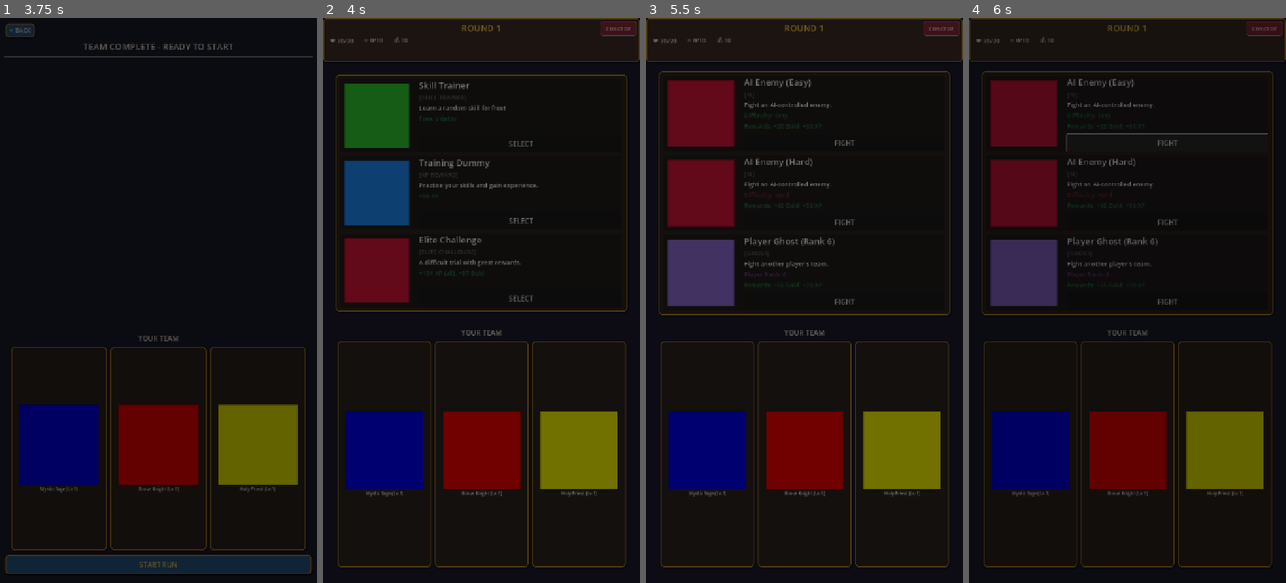
Above: before the commit, frames 1-4 (left to right).
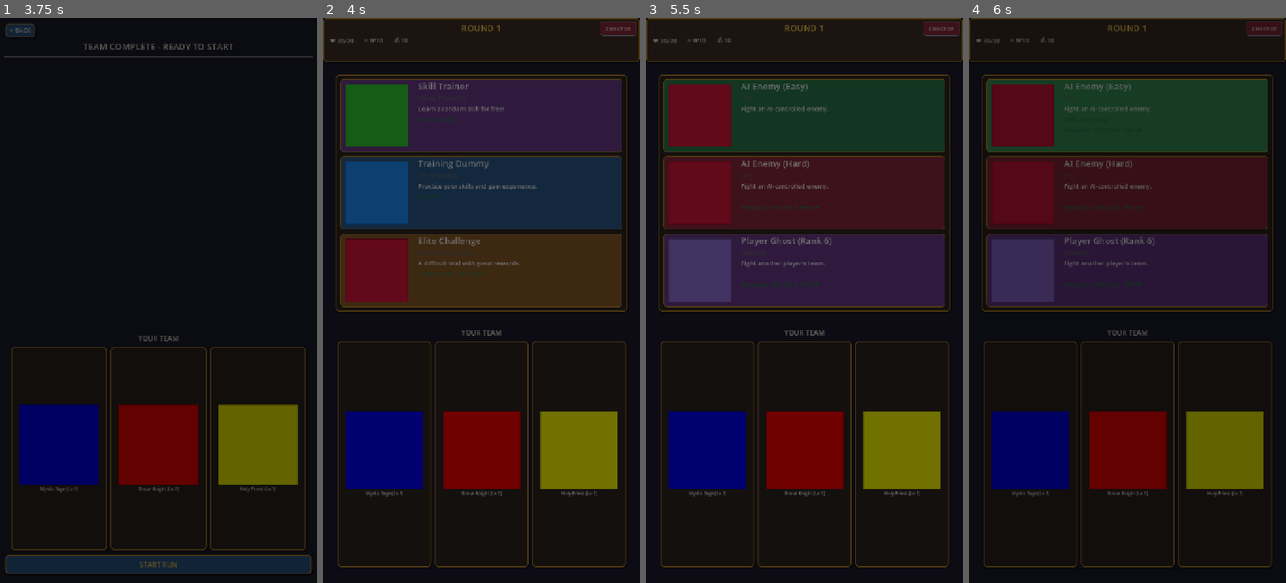
Above: after the commit, the same moments.

Repository: glenncj3/six-strong
Game: Godot game, scene res://scenes/main.tscn
The game is run twice, just before and just after one commit, with the same random seed, the same clock (stepped at 60 frames per second) and the same inputs.
Inputs (mouse positions are in pixels of both pictures, inside the frame that each line leads up to):
- Up to frame 1 (3.75 s): click "PLAY" at 0.5 s; click "SELECT" at 1.25 s; click "SELECT" at 2 s; click "SELECT" at 2.75 s; click "START RUN" at 3.5 s
- Up to frame 2 (4 s): no input
- Up to frame 3 (5.5 s): click (842, 142) at 4.25 s, where only the run before the commit has a clickable "SELECT"; click "SKIP" at 5 s
- Up to frame 4 (6 s): click (1168, 142) at 5.75 s, where only the run before the commit has a clickable "FIGHT"

Frame 1 is identical in both runs. In frame 2, 28% of the frame differs, in the area x 5-95%, y 10-52%; in frame 3, 28%, in the area x 4-96%, y 9-53%; in frame 4, 28%.

Commit message:
initial UI improvement for options

Diff:
--- /dev/null
+++ b/auto-battle-journey/scenes/components/clickable_option_panel.gd
@@ -0,0 +1,72 @@
+class_name ClickableOptionPanel
+extends PanelContainer
+# ClickableOptionPanel - Interactive panel component with hover/pressed states
+# Used for combat and encounter option selection
+
+signal panel_clicked(option_data: Dictionary)
+
+var _option_data: Dictionary = {}
+var _styles: Dictionary = {}
+var _is_hovered: bool = false
+var _is_pressed: bool = false
+
+
+func setup(option_data: Dictionary, styles: Dictionary) -> void:
+	"""
+	Initialize the clickable panel with data and styles.
+
+	Args:
+		option_data: The data associated with this option (passed to signal)
+		styles: Dictionary with "normal", "hover", "pressed" StyleBoxFlat entries
+	"""
+	_option_data = option_data
+	_styles = styles
+	_apply_state_style()
+
+	# Enable mouse input
+	mouse_filter = Control.MOUSE_FILTER_STOP
+
+
+func _ready() -> void:
+	mouse_entered.connect(_on_mouse_entered)
+	mouse_exited.connect(_on_mouse_exited)
+
+
+func _gui_input(event: InputEvent) -> void:
+	if event is InputEventMouseButton:
+		if event.button_index == MOUSE_BUTTON_LEFT:
+			if event.pressed:
+				_is_pressed = true
+				_apply_state_style()
+			else:
+				if _is_pressed and _is_hovered:
+					panel_clicked.emit(_option_data)
+				_is_pressed = false
+				_apply_state_style()
+
+
+func _on_mouse_entered() -> void:
+	_is_hovered = true
+	_apply_state_style()
+
+
+func _on_mouse_exited() -> void:
+	_is_hovered = false
+	_is_pressed = false
+	_apply_state_style()
+
+
+func _apply_state_style() -> void:
+	if _styles.is_empty():
+		return
+
+	var style: StyleBoxFlat
+	if _is_pressed and _is_hovered:
+		style = _styles.get("pressed", _styles.get("normal"))
+	elif _is_hovered:
+		style = _styles.get("hover", _styles.get("normal"))
+	else:
+		style = _styles.get("normal")
+
+	if style:
+		add_theme_stylebox_override("panel", style)
--- a/auto-battle-journey/scripts/constants/game_constants.gd
+++ b/auto-battle-journey/scripts/constants/game_constants.gd
@@ -180,6 +180,60 @@
 const COLOR_DIFFICULTY_HARD := Color("#8A2A3A")   # Ruby red
 
 # =============================================================================
+# CLICKABLE PANEL COLORS - Normal/Hover/Pressed states
+# =============================================================================
+
+# Combat panel colors by type/difficulty
+const COLOR_COMBAT_EASY_NORMAL := Color("#2A7A4A")    # Emerald green
+const COLOR_COMBAT_EASY_HOVER := Color("#3A9A5A")
+const COLOR_COMBAT_EASY_PRESSED := Color("#1A6A3A")
+
+const COLOR_COMBAT_MEDIUM_NORMAL := Color("#8A6A21")  # Gold-brown
+const COLOR_COMBAT_MEDIUM_HOVER := Color("#AA8A41")
+const COLOR_COMBAT_MEDIUM_PRESSED := Color("#6A4A01")
+
+const COLOR_COMBAT_HARD_NORMAL := Color("#8A2A3A")    # Ruby red
+const COLOR_COMBAT_HARD_HOVER := Color("#AA4A5A")
+const COLOR_COMBAT_HARD_PRESSED := Color("#6A1A2A")
+
+const COLOR_COMBAT_GHOST_NORMAL := Color("#6A3A8A")   # Amethyst purple
+const COLOR_COMBAT_GHOST_HOVER := Color("#8A5AAA")
+const COLOR_COMBAT_GHOST_PRESSED := Color("#4A1A6A")
+
+# Encounter panel colors by type
+const COLOR_ENCOUNTER_SHOP_NORMAL := Color("#5A4A3A")    # Warm brown (commerce)
+const COLOR_ENCOUNTER_SHOP_HOVER := Color("#7A6A5A")
+const COLOR_ENCOUNTER_SHOP_PRESSED := Color("#3A2A1A")
+
+const COLOR_ENCOUNTER_XP_NORMAL := Color("#2D5A8A")      # Sapphire blue (growth)
+const COLOR_ENCOUNTER_XP_HOVER := Color("#4D7AAA")
+const COLOR_ENCOUNTER_XP_PRESSED := Color("#1D4A7A")
+
+const COLOR_ENCOUNTER_GOLD_NORMAL := Color("#8A7A21")    # Gold (wealth)
+const COLOR_ENCOUNTER_GOLD_HOVER := Color("#AA9A41")
+const COLOR_ENCOUNTER_GOLD_PRESSED := Color("#6A5A01")
+
+const COLOR_ENCOUNTER_HEALTH_NORMAL := Color("#2A7A4A")  # Emerald green (life)
+const COLOR_ENCOUNTER_HEALTH_HOVER := Color("#4A9A6A")
+const COLOR_ENCOUNTER_HEALTH_PRESSED := Color("#1A5A3A")
+
+const COLOR_ENCOUNTER_SKILL_NORMAL := Color("#6A3A8A")   # Amethyst purple (magic)
+const COLOR_ENCOUNTER_SKILL_HOVER := Color("#8A5AAA")
+const COLOR_ENCOUNTER_SKILL_PRESSED := Color("#4A1A6A")
+
+const COLOR_ENCOUNTER_GAMBLE_NORMAL := Color("#8A2A3A")  # Ruby red (risk)
+const COLOR_ENCOUNTER_GAMBLE_HOVER := Color("#AA4A5A")
+const COLOR_ENCOUNTER_GAMBLE_PRESSED := Color("#6A1A2A")
+
+const COLOR_ENCOUNTER_ELITE_NORMAL := Color("#8A5A2A")   # Warm orange (challenge)
+const COLOR_ENCOUNTER_ELITE_HOVER := Color("#AA7A4A")
+const COLOR_ENCOUNTER_ELITE_PRESSED := Color("#6A3A1A")
+
+# Border colors for clickable panels
+const COLOR_PANEL_BORDER_NORMAL := Color("#B88726")      # Gold border
+const COLOR_PANEL_BORDER_HOVER := Color("#D9A621")       # Brighter gold on hover
+
+# =============================================================================
 # EMOJI CONSTANTS
 # =============================================================================
 
--- a/auto-battle-journey/scripts/utils/ui_helpers.gd
+++ b/auto-battle-journey/scripts/utils/ui_helpers.gd
@@ -431,21 +431,31 @@
 # COMBAT OPTION PANEL (Issue 1 Extension)
 # =============================================================================
 
-static func create_combat_option_panel(combat_data: Dictionary, on_select: Callable) -> PanelContainer:
+static func create_combat_option_panel(combat_data: Dictionary, on_select: Callable) -> ClickableOptionPanel:
 	"""
 	Create a complete combat option panel with all standard elements.
-	Extends create_option_panel_base() for combat-specific layouts.
+	The entire panel is clickable with hover/pressed states.
 
 	Args:
 		combat_data: Combat option dictionary with type, name, description, etc.
-		on_select: Callback when fight button is pressed (receives combat_data)
-
-	Returns:
-		Complete PanelContainer with combat option UI
-	"""
-	var panel = PanelContainer.new()
+		on_select: Callback when panel is clicked (receives combat_data)
+
+	Returns:
+		Complete ClickableOptionPanel with combat option UI
+	"""
+	var panel = ClickableOptionPanel.new()
 	panel.size_flags_vertical = Control.SIZE_EXPAND_FILL  # Fill equal portion of container
 	panel.clip_contents = true
+
+	# Setup clickable panel with appropriate styles
+	var combat_type = combat_data.get("type", "ai")
+	var difficulty = combat_data.get("difficulty", "Medium")
+	var styles = UIStyles.get_combat_panel_styles(combat_type, difficulty)
+	panel.setup(combat_data, styles)
+
+	# Connect panel click to callback
+	if on_select.is_valid():
+		panel.panel_clicked.connect(on_select)
 
 	var hbox = HBoxContainer.new()
 	panel.add_child(hbox)
@@ -519,19 +529,6 @@
 	reward_label.modulate = GameConstants.COLOR_SUCCESS
 	reward_label.add_theme_font_size_override("font_size", GameConstants.FONT_SIZE_SMALL)
 
-	# Spacer
-	var spacer = Control.new()
-	info_vbox.add_child(spacer)
-	spacer.size_flags_vertical = Control.SIZE_EXPAND_FILL
-
-	# Fight button
-	var fight_button = Button.new()
-	info_vbox.add_child(fight_button)
-	fight_button.text = "FIGHT"
-	fight_button.custom_minimum_size = Vector2(100, 40)
-	if on_select.is_valid():
-		fight_button.pressed.connect(on_select.bind(combat_data))
-
 	return panel
 
 
@@ -560,20 +557,30 @@
 # ENCOUNTER OPTION PANEL
 # =============================================================================
 
-static func create_encounter_option_panel(encounter_data: Dictionary, on_select: Callable) -> PanelContainer:
+static func create_encounter_option_panel(encounter_data: Dictionary, on_select: Callable) -> ClickableOptionPanel:
 	"""
 	Create a complete encounter option panel with horizontal layout (matching combat panels).
+	The entire panel is clickable with hover/pressed states.
 
 	Args:
 		encounter_data: Encounter option dictionary with type, name, description, etc.
-		on_select: Callback when select button is pressed (receives encounter_data)
-
-	Returns:
-		Complete PanelContainer with encounter option UI
-	"""
-	var panel = PanelContainer.new()
+		on_select: Callback when panel is clicked (receives encounter_data)
+
+	Returns:
+		Complete ClickableOptionPanel with encounter option UI
+	"""
+	var panel = ClickableOptionPanel.new()
 	panel.size_flags_vertical = Control.SIZE_EXPAND_FILL  # Fill equal portion of container
 	panel.clip_contents = true
+
+	# Setup clickable panel with appropriate styles
+	var encounter_type = encounter_data.get("type", "shop")
+	var styles = UIStyles.get_encounter_panel_styles(encounter_type)
+	panel.setup(encounter_data, styles)
+
+	# Connect panel click to callback
+	if on_select.is_valid():
+		panel.panel_clicked.connect(on_select)
 
 	var hbox = HBoxContainer.new()
 	panel.add_child(hbox)
@@ -628,19 +635,6 @@
 	reward_label.text = _get_encounter_reward_preview(encounter_data)
 	reward_label.modulate = GameConstants.COLOR_SUCCESS
 	reward_label.add_theme_font_size_override("font_size", GameConstants.FONT_SIZE_SMALL)
-
-	# Spacer
-	var spacer = Control.new()
-	info_vbox.add_child(spacer)
-	spacer.size_flags_vertical = Control.SIZE_EXPAND_FILL
-
-	# Select button
-	var select_button = Button.new()
-	info_vbox.add_child(select_button)
-	select_button.text = "SELECT"
-	select_button.custom_minimum_size = Vector2(100, 40)
-	if on_select.is_valid():
-		select_button.pressed.connect(on_select.bind(encounter_data))
 
 	return panel
 
--- a/auto-battle-journey/scripts/utils/ui_styles.gd
+++ b/auto-battle-journey/scripts/utils/ui_styles.gd
@@ -312,3 +312,168 @@
 		control.add_theme_color_override("font_color", color)
 	elif control is RichTextLabel:
 		control.add_theme_color_override("default_color", color)
+
+
+# =============================================================================
+# CLICKABLE PANEL STYLES
+# =============================================================================
+
+static func create_clickable_panel_styles(
+	normal_color: Color,
+	hover_color: Color,
+	pressed_color: Color,
+	border_color: Color = GameConstants.COLOR_PANEL_BORDER_NORMAL,
+	hover_border_color: Color = GameConstants.COLOR_PANEL_BORDER_HOVER
+) -> Dictionary:
+	"""
+	Create a set of styles for clickable panels (normal, hover, pressed states).
+
+	Args:
+		normal_color: Background color for normal state
+		hover_color: Background color for hover state
+		pressed_color: Background color for pressed state
+		border_color: Border color for normal/pressed states
+		hover_border_color: Border color for hover state
+
+	Returns:
+		Dictionary with "normal", "hover", "pressed" StyleBoxFlat entries
+	"""
+	var normal_style = create_panel_style(
+		normal_color,
+		border_color,
+		BORDER_WIDTH_NORMAL,
+		CORNER_RADIUS_MEDIUM,
+		true
+	)
+
+	var hover_style = create_panel_style(
+		hover_color,
+		hover_border_color,
+		BORDER_WIDTH_NORMAL,
+		CORNER_RADIUS_MEDIUM,
+		true
+	)
+
+	var pressed_style = create_panel_style(
+		pressed_color,
+		border_color,
+		BORDER_WIDTH_NORMAL,
+		CORNER_RADIUS_MEDIUM,
+		false  # No shadow when pressed
+	)
+
+	return {
+		"normal": normal_style,
+		"hover": hover_style,
+		"pressed": pressed_style
+	}
+
+
+static func get_combat_panel_styles(combat_type: String, difficulty: String = "") -> Dictionary:
+	"""
+	Get clickable panel styles for a combat option based on type and difficulty.
+
+	Args:
+		combat_type: "ai" or "ghost"
+		difficulty: For AI combats: "Easy", "Medium", "Hard"
+
+	Returns:
+		Dictionary with "normal", "hover", "pressed" StyleBoxFlat entries
+	"""
+	if combat_type == "ghost":
+		return create_clickable_panel_styles(
+			GameConstants.COLOR_COMBAT_GHOST_NORMAL,
+			GameConstants.COLOR_COMBAT_GHOST_HOVER,
+			GameConstants.COLOR_COMBAT_GHOST_PRESSED
+		)
+
+	# AI combat - based on difficulty
+	match difficulty:
+		"Easy":
+			return create_clickable_panel_styles(
+				GameConstants.COLOR_COMBAT_EASY_NORMAL,
+				GameConstants.COLOR_COMBAT_EASY_HOVER,
+				GameConstants.COLOR_COMBAT_EASY_PRESSED
+			)
+		"Medium":
+			return create_clickable_panel_styles(
+				GameConstants.COLOR_COMBAT_MEDIUM_NORMAL,
+				GameConstants.COLOR_COMBAT_MEDIUM_HOVER,
+				GameConstants.COLOR_COMBAT_MEDIUM_PRESSED
+			)
+		"Hard":
+			return create_clickable_panel_styles(
+				GameConstants.COLOR_COMBAT_HARD_NORMAL,
+				GameConstants.COLOR_COMBAT_HARD_HOVER,
+				GameConstants.COLOR_COMBAT_HARD_PRESSED
+			)
+		_:
+			# Default to medium for unknown difficulty
+			return create_clickable_panel_styles(
+				GameConstants.COLOR_COMBAT_MEDIUM_NORMAL,
+				GameConstants.COLOR_COMBAT_MEDIUM_HOVER,
+				GameConstants.COLOR_COMBAT_MEDIUM_PRESSED
+			)
+
+
+static func get_encounter_panel_styles(encounter_type: String) -> Dictionary:
+	"""
+	Get clickable panel styles for an encounter option based on type.
+
+	Args:
+		encounter_type: "shop", "xp_reward", "gold_reward", "health_restore",
+		                "skill_trainer", "gamble", "elite_challenge"
+
+	Returns:
+		Dictionary with "normal", "hover", "pressed" StyleBoxFlat entries
+	"""
+	match encounter_type:
+		"shop":
+			return create_clickable_panel_styles(
+				GameConstants.COLOR_ENCOUNTER_SHOP_NORMAL,
+				GameConstants.COLOR_ENCOUNTER_SHOP_HOVER,
+				GameConstants.COLOR_ENCOUNTER_SHOP_PRESSED
+			)
+		"xp_reward":
+			return create_clickable_panel_styles(
+				GameConstants.COLOR_ENCOUNTER_XP_NORMAL,
+				GameConstants.COLOR_ENCOUNTER_XP_HOVER,
+				GameConstants.COLOR_ENCOUNTER_XP_PRESSED
+			)
+		"gold_reward":
+			return create_clickable_panel_styles(
+				GameConstants.COLOR_ENCOUNTER_GOLD_NORMAL,
+				GameConstants.COLOR_ENCOUNTER_GOLD_HOVER,
+				GameConstants.COLOR_ENCOUNTER_GOLD_PRESSED
+			)
+		"health_restore":
+			return create_clickable_panel_styles(
+				GameConstants.COLOR_ENCOUNTER_HEALTH_NORMAL,
+				GameConstants.COLOR_ENCOUNTER_HEALTH_HOVER,
+				GameConstants.COLOR_ENCOUNTER_HEALTH_PRESSED
+			)
+		"skill_trainer":
+			return create_clickable_panel_styles(
+				GameConstants.COLOR_ENCOUNTER_SKILL_NORMAL,
+				GameConstants.COLOR_ENCOUNTER_SKILL_HOVER,
+				GameConstants.COLOR_ENCOUNTER_SKILL_PRESSED
+			)
+		"gamble":
+			return create_clickable_panel_styles(
+				GameConstants.COLOR_ENCOUNTER_GAMBLE_NORMAL,
+				GameConstants.COLOR_ENCOUNTER_GAMBLE_HOVER,
+				GameConstants.COLOR_ENCOUNTER_GAMBLE_PRESSED
+			)
+		"elite_challenge":
+			return create_clickable_panel_styles(
+				GameConstants.COLOR_ENCOUNTER_ELITE_NORMAL,
+				GameConstants.COLOR_ENCOUNTER_ELITE_HOVER,
+				GameConstants.COLOR_ENCOUNTER_ELITE_PRESSED
+			)
+		_:
+			# Default to shop style for unknown types
+			return create_clickable_panel_styles(
+				GameConstants.COLOR_ENCOUNTER_SHOP_NORMAL,
+				GameConstants.COLOR_ENCOUNTER_SHOP_HOVER,
+				GameConstants.COLOR_ENCOUNTER_SHOP_PRESSED
+			)
Not shown, added: auto-battle-journey/scenes/components/clickable_option_panel.gd.uid
